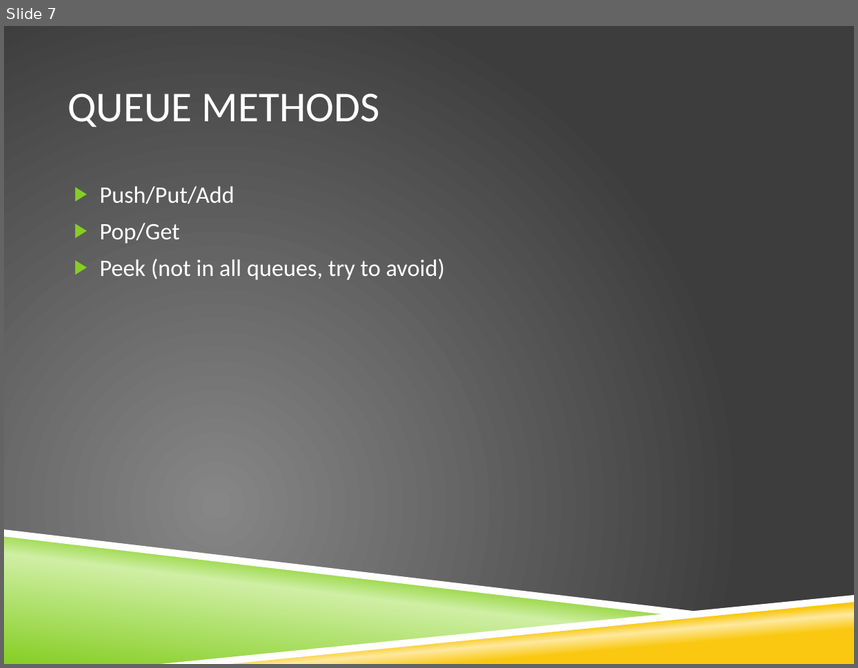
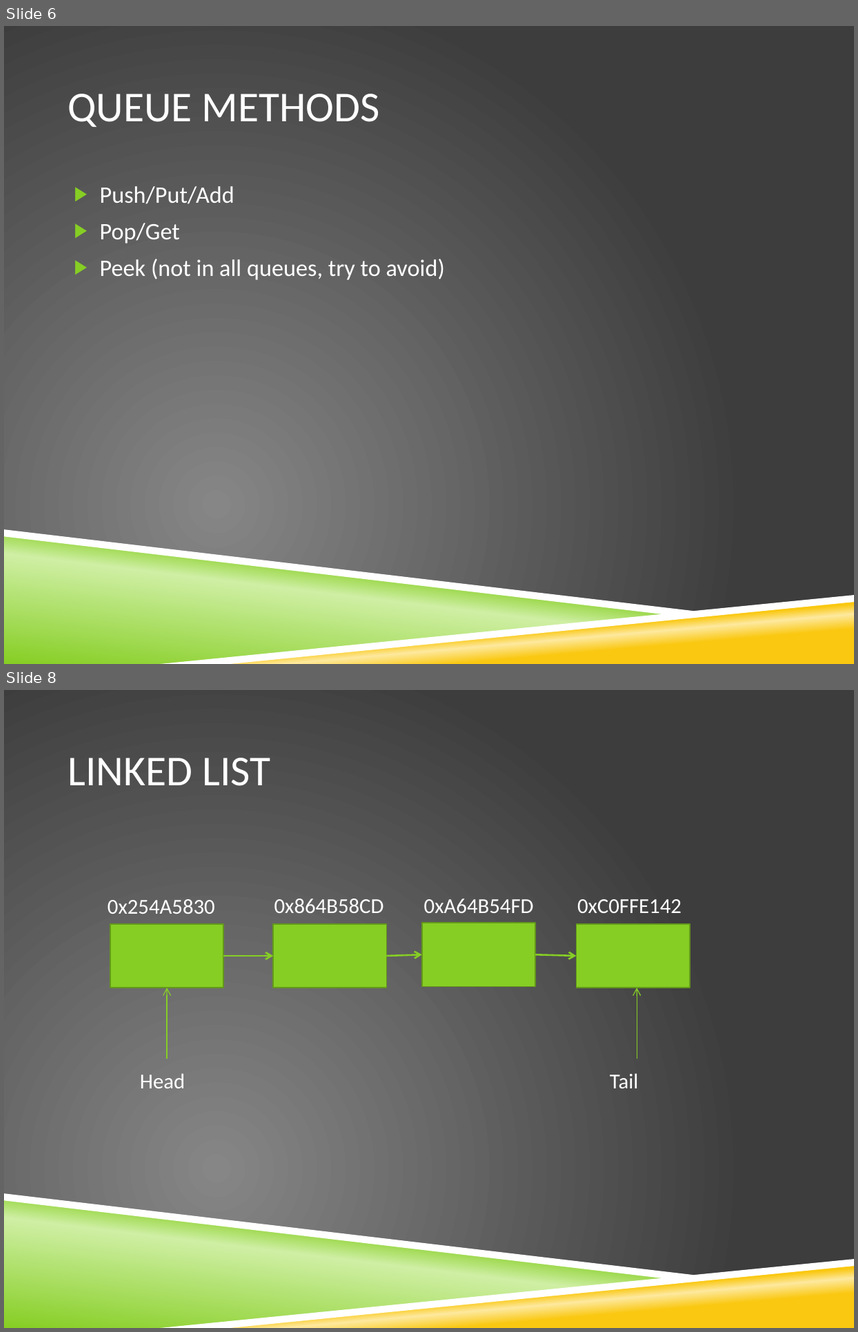
Before and after one commit to stimms/Queues, a slide deck: Queues and message based architecture.pptx. Shown one above the other, each under a label of ours: slide 7 before the commit, slides 6 and 8 after it; the slides between them are not shown. The pictures are 858x668 and 858x1332 pixels, drawn with LibreOffice and Linux fonts; fonts in the diff are those of the drawing; background and template pictures are left out. Boxes give left, top, right and bottom in pixels: in the first picture for what was removed or moved away, otherwise in the second. Text is boxed around its words. In the diff, an @@ line names an element or a change of style, - is before the commit and + after.

```diff
--- a/Queues and message based architecture.pptx
+++ b/Queues and message based architecture.pptx
@@ slide 8 added at (x1=4, y1=690, x2=854, y2=1328), background picture (left out); not listed: 4 template elements that a slide beside it also shows @@
@@ title added at (x1=67, y1=758, x2=270, y2=786), 36 pt, text #FFFFFF @@
+LINKED LIST
@@ group added at (x1=107, y1=898, x2=689, y2=1088): 6 texts, 5 arrows, 4 rectangles @@
+Head
+Tail
+0x254A5830
+0x864B58CD
+0xA64B54FD
+0xC0FFE142
@@ what was slide 7 is now slide 6 @@
```
Also in this commit, not shown: 1 slide changed, 6 other slides added, 1 other file.
